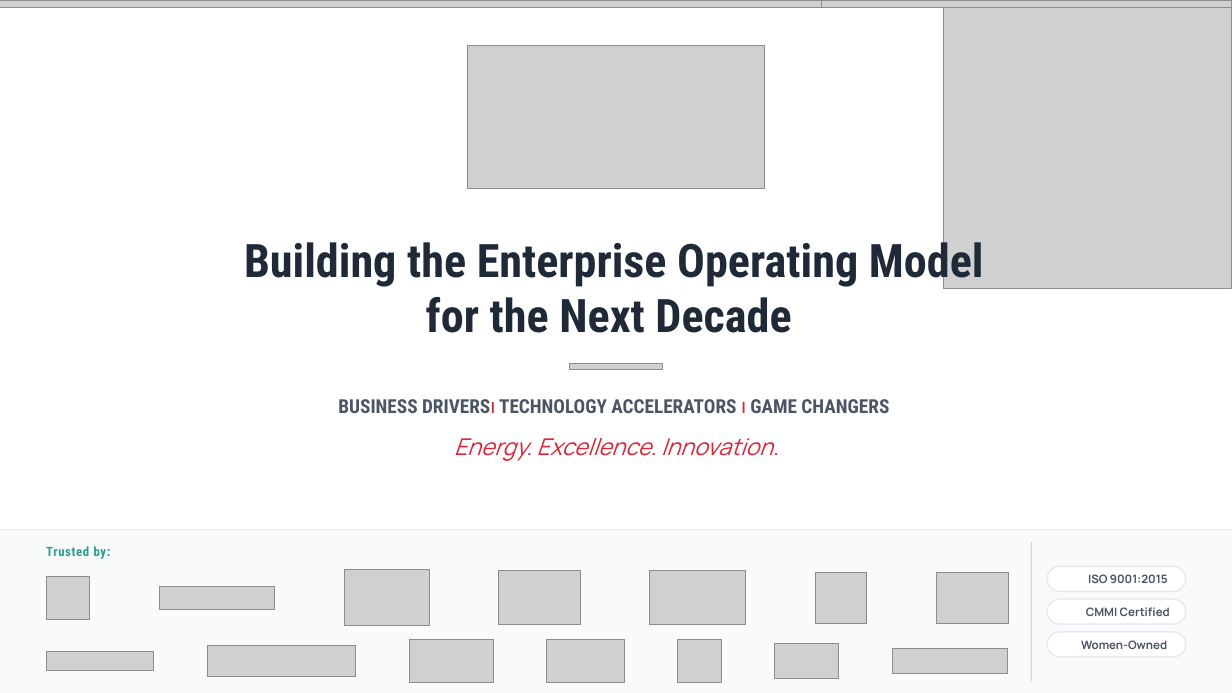
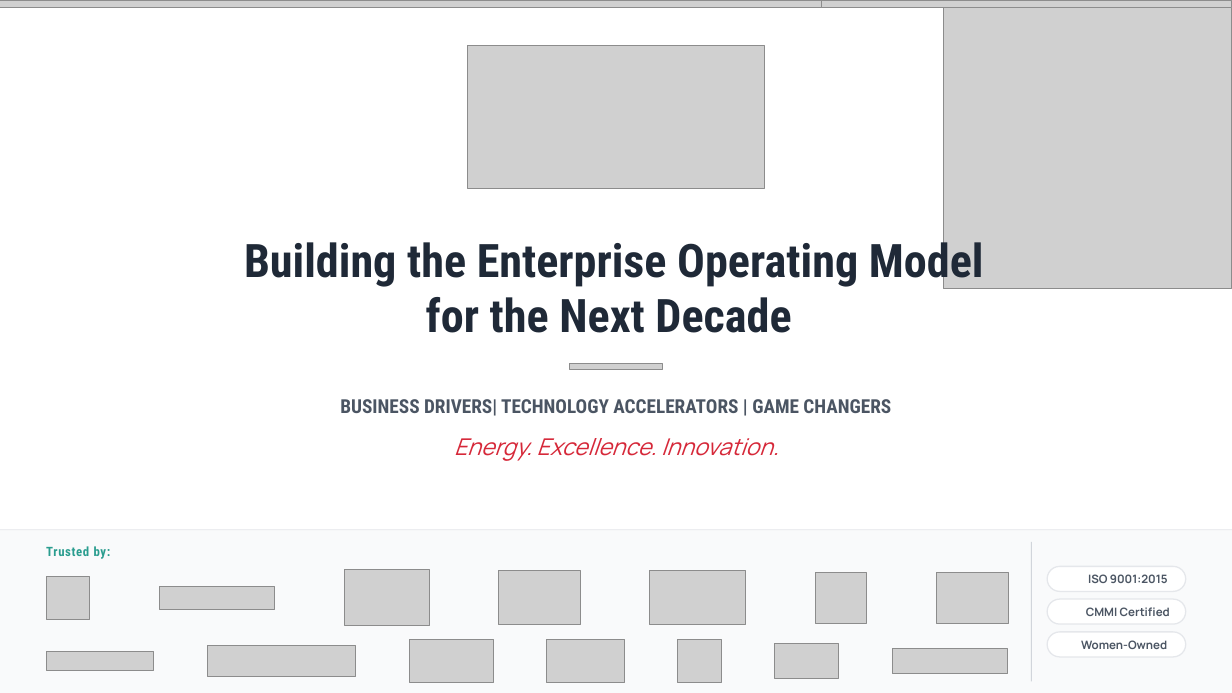
Before and after one commit to athu07/Deck-Engine, a slide deck: slide 1 of output/Tailored_Deck_Acme.pptx. Drawn at 1232x693 pixels with LibreOffice and Linux fonts; fonts in the diff are those of the drawing; grey boxes stand for pictures; background and template pictures are left out. Boxes give left, top, right and bottom in pixels: in the first picture for what was removed or moved away, otherwise in the second. Text is boxed around its words. In the diff, an @@ line names an element or a change of style, - is before the commit and + after.

```diff
--- a/output/Tailored_Deck_Acme.pptx
+++ b/output/Tailored_Deck_Acme.pptx
@@ text "BUSINESS DRIVERS| TECHNOLOGY ACCELERATORS | ..." at [340, 399, 891, 416]: size 12 to 15 pt, font Manrope to Roboto Condensed, text colour #D62839 to #4B5563 in "DRIVERS| |" @@
```
Also in this commit, not shown: 17 slides added, 1 slide removed, 10 other files.
